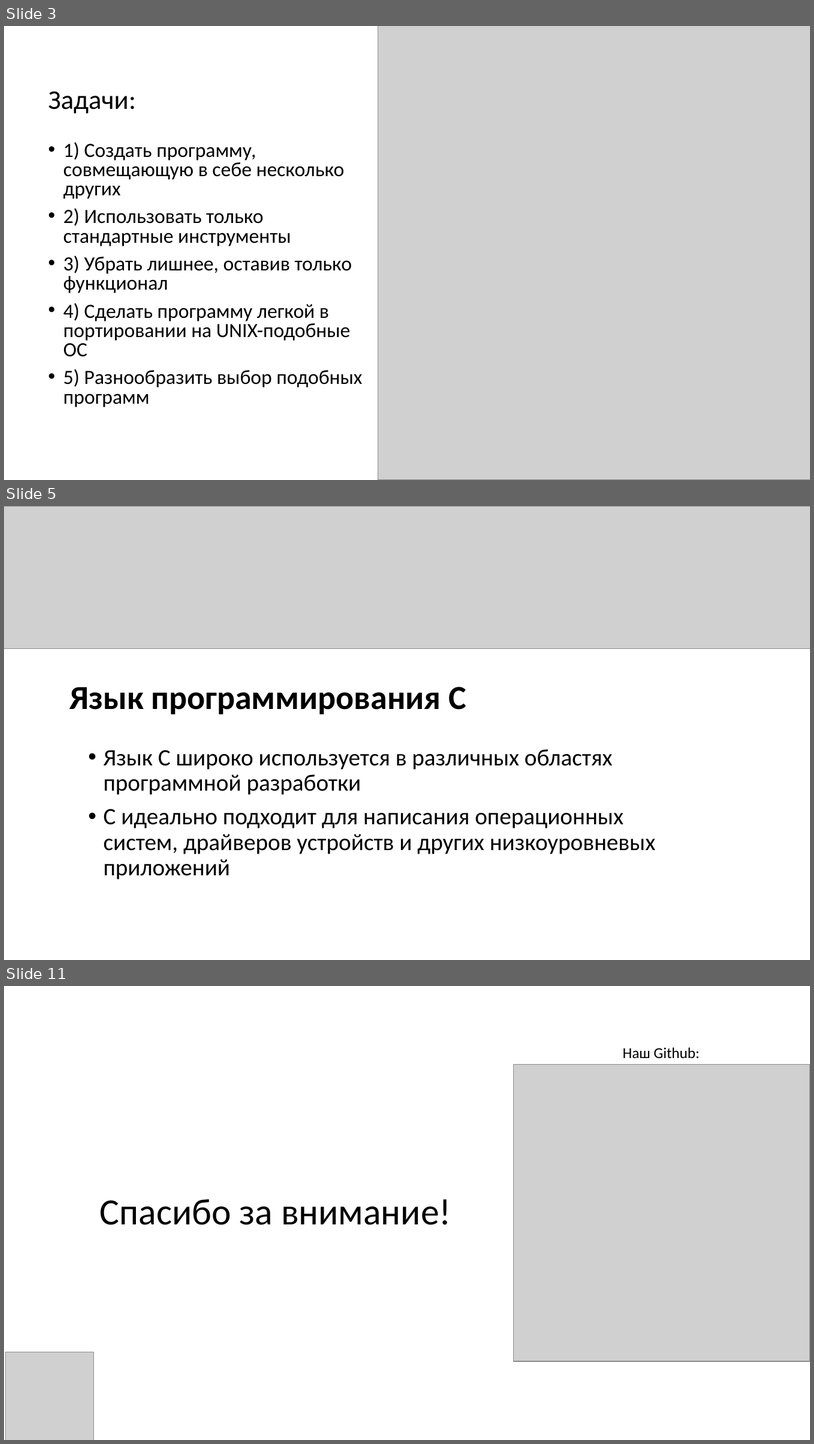
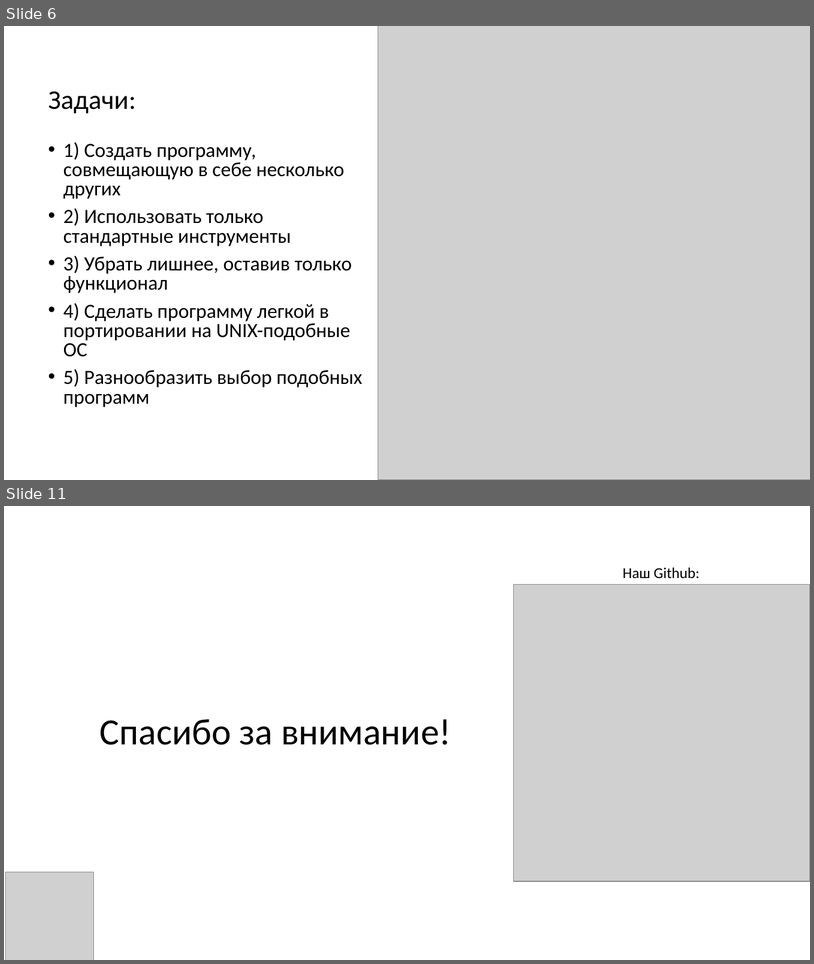
Before and after one commit to Arbuzz33/PDD, a slide deck: docs/PDD.pptx. Shown one above the other, each under a label of ours: slides 3, 5 and 11 before the commit, slides 6 and 11 after it; the slides between them are not shown. The pictures are 814x1444 and 814x964 pixels, drawn with LibreOffice and Linux fonts; fonts in the diff are those of the drawing; grey boxes stand for pictures. Boxes give left, top, right and bottom in pixels: in the first picture for what was removed or moved away, otherwise in the second. Text is boxed around its words. In the diff, an @@ line names an element or a change of style, - is before the commit and + after.

```diff
--- a/docs/PDD.pptx
+++ b/docs/PDD.pptx
@@ slide 5 removed at (x1=4, y1=506, x2=810, y2=960), background #FFFFFF @@
@@ picture removed at (x1=4, y1=506, x2=810, y2=648) @@
@@ title removed at (x1=69, y1=687, x2=467, y2=714) @@
-Язык программирования C
@@ text removed at (x1=104, y1=749, x2=656, y2=879) @@
-• Язык C широко используется в различных областях программной разработки
-• C идеально подходит для написания операционных систем, драйверов устройств и других низкоуровневых приложений
@@ what was slide 3 is now slide 6 @@
```
Also in this commit, not shown: 3 slides changed, 5 slides added, 4 other slides removed, 1 other file.
